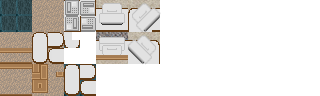
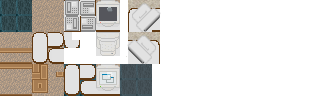
Layer changes from the first (320, 96) image to the second:
added group "Monitors" with 63 layers above "carpet_gray" over (x1=96, y1=0, x2=152, y2=96)
moved "MonitorNE" into group "Monitors" over (x1=127, y1=32, x2=152, y2=65)
added group "MonitorN_On" with 16 layers in group "Monitors" over (x1=96, y1=64, x2=128, y2=96)
added layer "Layer 36" (1st of 3, in "Monitors" › "MonitorN_On") in group "MonitorN_On" over (x1=96, y1=64, x2=120, y2=88)
added layer "Layer 39" (1st of 2, in "Monitors" › "MonitorN_On") in group "MonitorN_On" over (x1=96, y1=64, x2=120, y2=96)
added group "MonitorN_Off" with 14 layers in group "Monitors" over (x1=96, y1=0, x2=128, y2=32)
added layer "Layer 36" (2nd of 3, in "Monitors" › "MonitorN_Off") in group "MonitorN_Off" over (x1=96, y1=0, x2=120, y2=24)
added layer "Layer 39" (2nd of 2, in "Monitors" › "MonitorN_Off") in group "MonitorN_Off" over (x1=96, y1=0, x2=120, y2=27)
moved "MonitorS" into group "Monitors" over (x1=96, y1=1, x2=128, y2=64)
hid "cubeShortEW copy" (3rd of 3, in "Monitors" › "MonitorS"), painted on it over (x1=96, y1=37, x2=128, y2=64)
painted on "Layer 19" (2nd of 3, in "Monitors" › "MonitorS") over (x1=96, y1=1, x2=127, y2=61)
added layer "Layer 36" (3rd of 3, in "Monitors" › "MonitorS") in group "MonitorS" over (x1=96, y1=32, x2=120, y2=56)
hid "Layer 25" (5th of 6, in "Monitors" › "MonitorS") over (x1=96, y1=37, x2=128, y2=56)
hid "carpet_gray" (3rd of 9, in "Monitors" › "MonitorS") over (x1=96, y1=32, x2=128, y2=64)
hid "carpet_brown" (5th of 22, in "Monitors" › "MonitorS") over (x1=96, y1=32, x2=128, y2=64)
hid group "MonitorN" (4 layers), moved it into group "Monitors" over (x1=96, y1=0, x2=128, y2=32)
added group "carpetBlue_shadow" with 3 layers above "carpetBlue" over (x1=120, y1=64, x2=152, y2=96)
added layer "Group 1 copy 4" (1st of 2, in "carpetBlue_shadow") in group "carpetBlue_shadow" over (x1=120, y1=64, x2=152, y2=96)
…and 15 more changes (13 added, 1 stack, 1 visibility)
